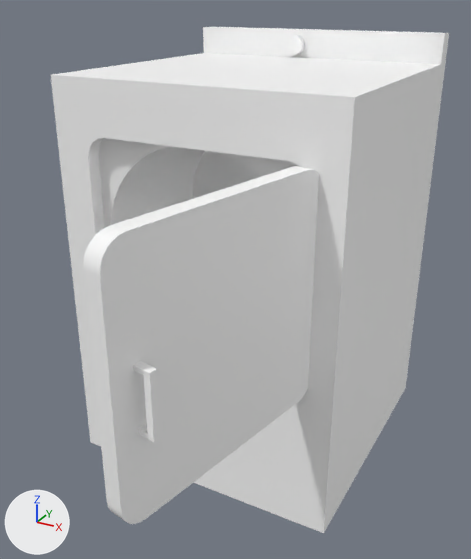
The FBX model Assets/3DAssets/models/bathroom/dryer LP.fbx: old version first, new version second.
Camera for both pictures: a 50 mm camera at (-1.14, -0.147, 1.02) aimed at (-1.725, 0.916, 0.488). The lights are fixed; the arrows at lower left show +X, +Y and +Z. Where no turn or scale is listed for an object, it has been applied to the vertices.

The first picture shows 'dryer_base', 'dryer_door', 'pCube39'.
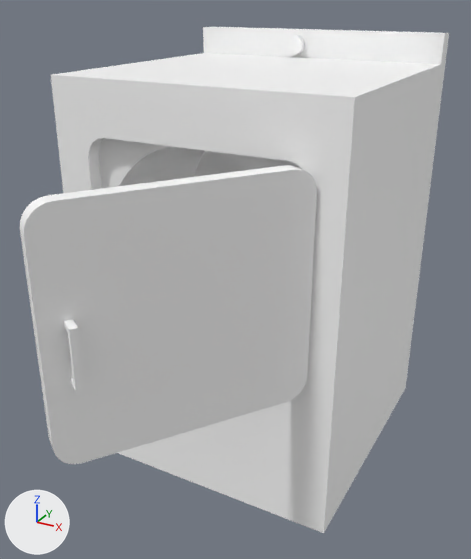
Location of each change, (x1, y1, x2, y2) in pixels of the pictures (471 x 559 px):
```json
{"object": "dryer_door", "change": "moved, turned", "before": [83, 166, 319, 524], "after": [20, 165, 317, 464]}
{"object": "pCube39", "change": "moved, turned", "before": [133, 361, 161, 442], "after": [64, 319, 85, 394]}
```

Edits to the scene script, one JSON object a line:
```json
{"op": "set", "path": "ob_dryer_door.location", "old": "(23.7, 7.045, 26.98)", "new": "(23.7, 7.045, 28.0)"}
{"op": "set", "path": "ob_dryer_door.rotation_euler", "old": "(0.0, 1.378, 0.0)", "new": "(0.0, 0.97, 0.0)", "note": "degrees (0, 79, 0) -> degrees (0, 56, 0)"}
```
